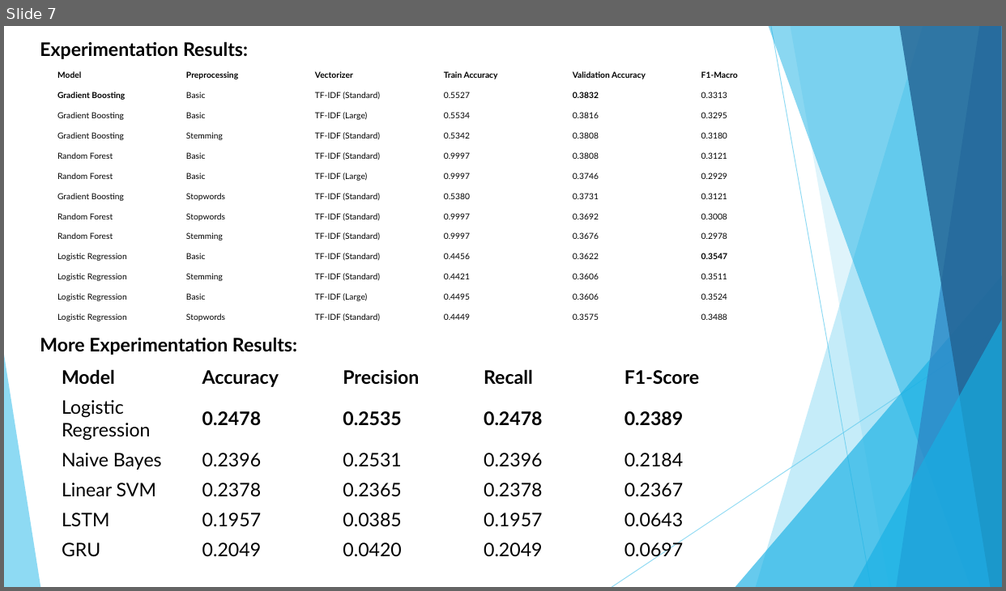
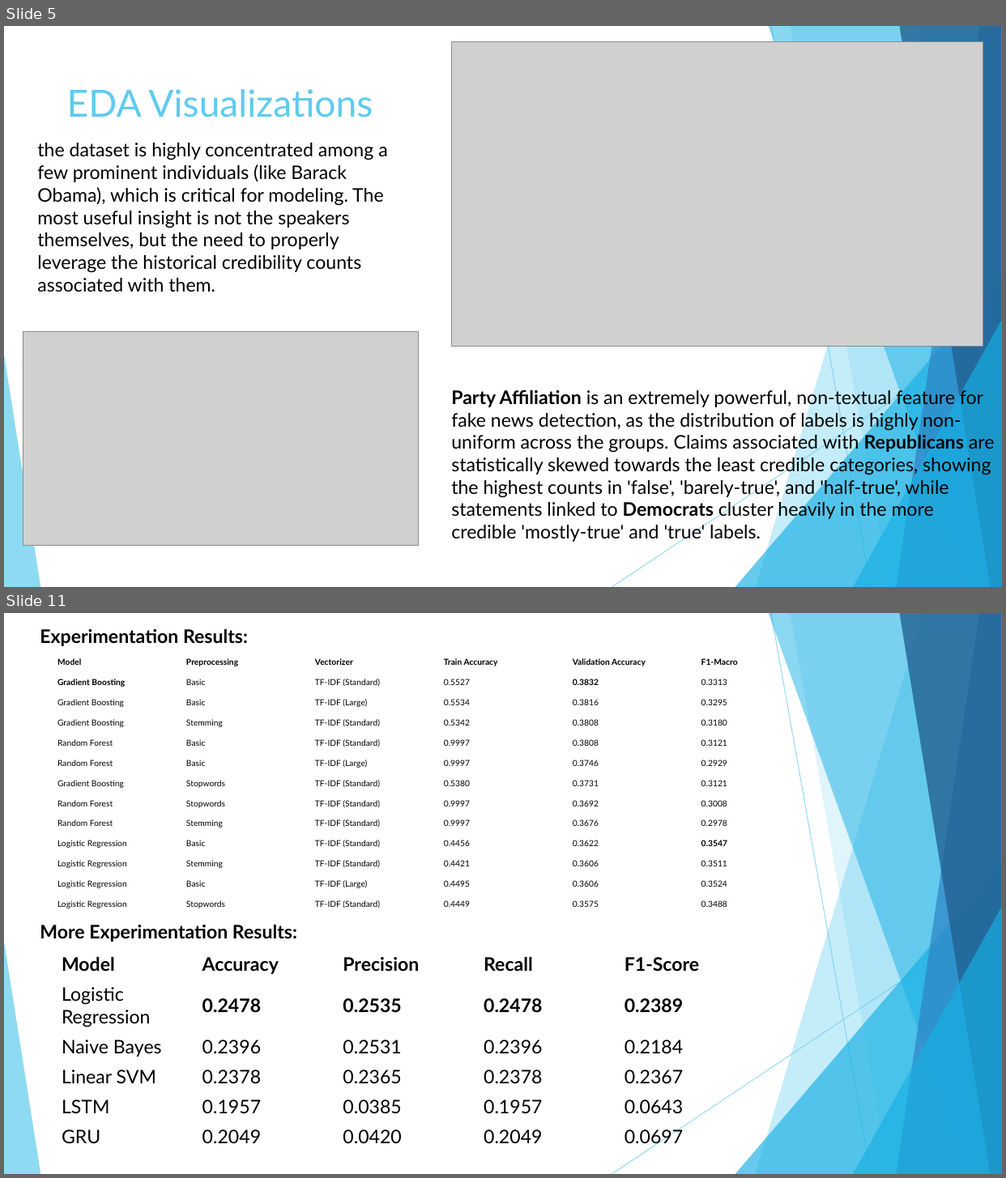
Before and after one commit to MohammedRaghib/Capstone-Project-ML2, a slide deck: Imposter.pptx. Shown one above the other, each under a label of ours: slide 7 before the commit, slides 5 and 11 after it; the slides between them are not shown. The pictures are 1006x591 and 1006x1178 pixels, drawn with LibreOffice and Linux fonts; fonts in the diff are those of the drawing; grey boxes stand for pictures. Boxes give left, top, right and bottom in pixels: in the first picture for what was removed or moved away, otherwise in the second. Text is boxed around its words. In the diff, an @@ line names an element or a change of style, - is before the commit and + after.

```diff
--- a/Imposter.pptx
+++ b/Imposter.pptx
@@ slide 5 added at box(4, 26, 1002, 587), background #FFFFFF; not listed: 10 template elements that a slide beside it also shows @@
@@ picture added at box(452, 41, 983, 347) @@
@@ title added at box(67, 89, 373, 118), 36 pt, text #5FCBEF @@
+EDA Visualizations
@@ text added at box(37, 143, 387, 292), 18 pt, text #000000 @@
+the dataset is highly concentrated among a few prominent individuals (like Barack Obama), which is critical for modeling. The most useful insight is not the speakers themselves, but the need to properly leverage the historical credibility counts associated with them.
@@ picture added at box(23, 332, 419, 545) @@
@@ text added at box(451, 388, 995, 544), 18 pt, text #000000 @@
+Party Affiliation is an extremely powerful, non-textual feature for fake news detection, as the distribution of labels is highly non-uniform across the groups. Claims associated with Republicans are statistically skewed towards the least credible categories, showing the highest counts in 'false', 'barely-true', and 'half-true', while statements linked to Democrats cluster heavily in the more credible 'mostly-true' and 'true' labels.
@@ what was slide 7 is now slide 11 @@
```
Also in this commit, not shown: 5 other slides added, 1 slide removed.
